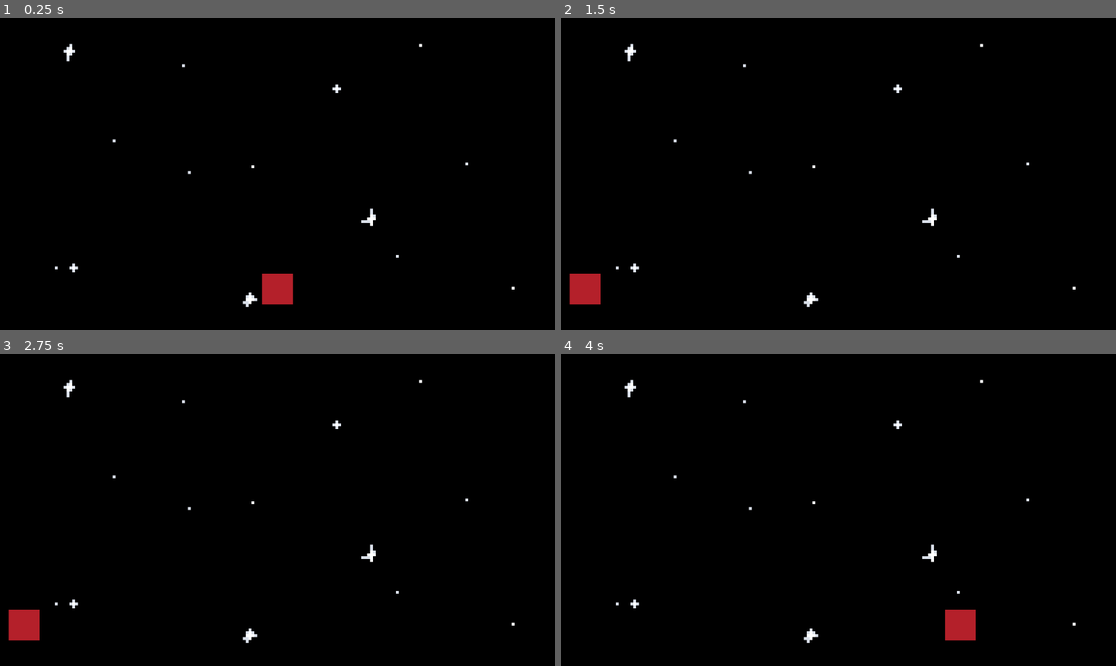
Above: before the commit, frames 1-4 (two rows, left to right).
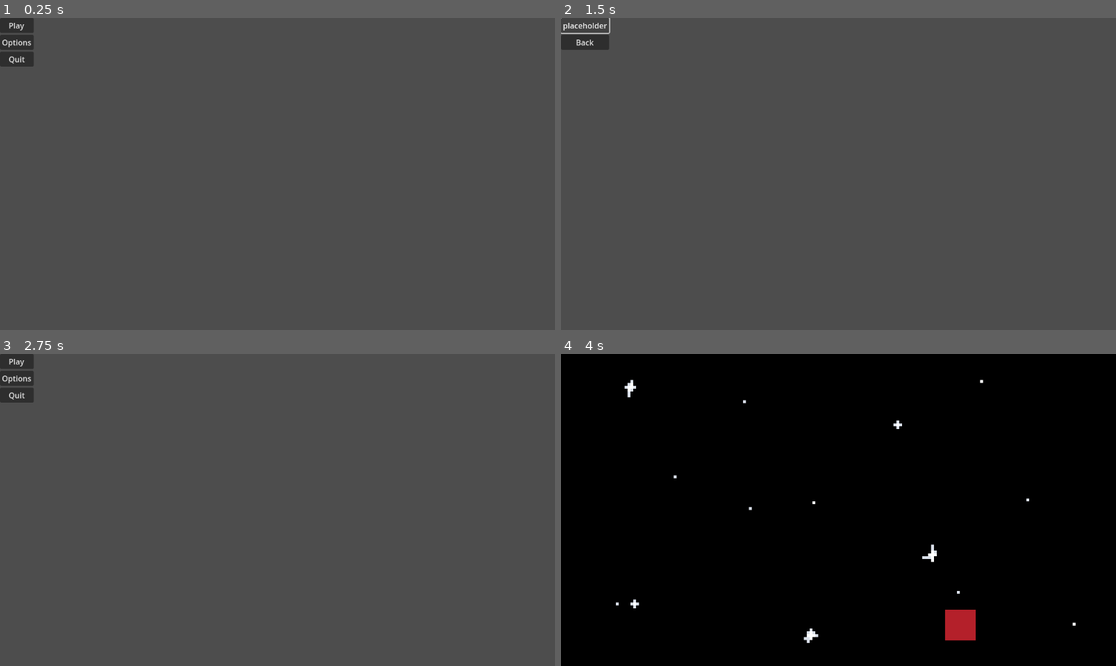
Above: after the commit, the same moments.

Repository: tristan-gajsek/space-game
Game: Godot game, scene res://Scenes/Menus/main_menu.tscn
The game is run twice, just before and just after one commit, with the same random seed, the same clock (stepped at 60 frames per second) and the same inputs. Before the commit the project starts from res://Scenes/Areas/space.tscn.
Inputs (mouse positions are in pixels of both pictures, inside the frame that each line leads up to):
- Up to frame 1 (0.25 s): no input
- Up to frame 2 (1.5 s): click (577, 42) at 0.5 s, where only the run after the commit has a clickable "Options"; click (583, 24) at 1.25 s, where only the run after the commit has a clickable "placeholder"
- Up to frame 3 (2.75 s): click (22, 378) at 2 s, where only the run after the commit has a clickable "Back"
- Up to frame 4 (4 s): click (577, 360) at 2.75 s, where only the run after the commit has a clickable "Play"; tap Enter at 3.5 s; move the mouse to (960, 494) at 3.52 s

The runs differ from the first frame. In frame 1, 100% of the frame differs, in the area x 0-100%, y 0-100%; in frame 2, 100%; in frame 3, 100%; in frame 4, nothing differs.

Commit message:
Created basic main and options menu

Diff:
--- /dev/null
+++ b/Scenes/Menus/main_menu.tscn
@@ -0,0 +1,37 @@
+[gd_scene load_steps=2 format=3 uid="uid://cktm2mot2xy4w"]
+
+[ext_resource type="Script" path="res://Scripts/Menus/main_menu.gd" id="1_ay0kq"]
+
+[node name="Main Menu" type="Control"]
+layout_mode = 3
+anchors_preset = 15
+anchor_right = 1.0
+anchor_bottom = 1.0
+grow_horizontal = 2
+grow_vertical = 2
+script = ExtResource("1_ay0kq")
+
+[node name="MarginContainer" type="MarginContainer" parent="."]
+layout_mode = 0
+offset_right = 40.0
+offset_bottom = 40.0
+
+[node name="VBoxContainer" type="VBoxContainer" parent="MarginContainer"]
+layout_mode = 2
+
+[node name="PlayBtn" type="Button" parent="MarginContainer/VBoxContainer"]
+layout_mode = 2
+text = "Play"
+
+[node name="OptionsBtn" type="Button" parent="MarginContainer/VBoxContainer"]
+layout_mode = 2
+text = "Options
+"
+
+[node name="QuitBtn" type="Button" parent="MarginContainer/VBoxContainer"]
+layout_mode = 2
+text = "Quit"
+
+[connection signal="pressed" from="MarginContainer/VBoxContainer/PlayBtn" to="." method="_on_play_btn_pressed"]
+[connection signal="pressed" from="MarginContainer/VBoxContainer/OptionsBtn" to="." method="_on_options_btn_pressed"]
+[connection signal="pressed" from="MarginContainer/VBoxContainer/QuitBtn" to="." method="_on_quit_btn_pressed"]
--- /dev/null
+++ b/Scenes/Menus/options_menu.tscn
@@ -0,0 +1,33 @@
+[gd_scene load_steps=2 format=3 uid="uid://c2nqhumsm8ed2"]
+
+[ext_resource type="Script" path="res://Scripts/Menus/options_menu.gd" id="1_yw4hl"]
+
+[node name="Options Menu" type="Control"]
+layout_mode = 3
+anchors_preset = 15
+anchor_right = 1.0
+anchor_bottom = 1.0
+grow_horizontal = 2
+grow_vertical = 2
+script = ExtResource("1_yw4hl")
+
+[node name="MarginContainer" type="MarginContainer" parent="."]
+layout_mode = 0
+offset_right = 40.0
+offset_bottom = 40.0
+
+[node name="VBoxContainer" type="VBoxContainer" parent="MarginContainer"]
+layout_mode = 2
+
+[node name="placeholder" type="Button" parent="MarginContainer/VBoxContainer"]
+layout_mode = 2
+text = "placeholder
+"
+
+[node name="Back" type="Button" parent="MarginContainer/VBoxContainer"]
+layout_mode = 2
+text = "Back"
+
+[connection signal="pressed" from="MarginContainer/VBoxContainer/placeholder" to="." method="_on_play_btn_pressed"]
+[connection signal="pressed" from="MarginContainer/VBoxContainer/Back" to="." method="_on_options_btn_pressed"]
+[connection signal="pressed" from="MarginContainer/VBoxContainer/Back" to="." method="_on_back_pressed"]
--- /dev/null
+++ b/Scripts/Menus/main_menu.gd
@@ -0,0 +1,13 @@
+extends Control
+
+
+func _on_play_btn_pressed():
+	get_tree().change_scene_to_file("res://Scenes/Areas/space.tscn")
+
+
+func _on_options_btn_pressed():
+	get_tree().change_scene_to_file("res://Scenes/Menus/options_menu.tscn")
+
+
+func _on_quit_btn_pressed():
+	get_tree().quit()
--- /dev/null
+++ b/Scripts/Menus/options_menu.gd
@@ -0,0 +1,5 @@
+extends Control
+
+
+func _on_back_pressed():
+	get_tree().change_scene_to_file("res://Scenes/Menus/main_menu.tscn")
--- a/project.godot
+++ b/project.godot
@@ -11,6 +11,6 @@
 [application]
 
 config/name="space-game"
-run/main_scene="res://Scenes/Areas/space.tscn"
+run/main_scene="res://Scenes/Menus/main_menu.tscn"
 config/features=PackedStringArray("4.2", "Forward Plus")
 config/icon="res://icon.svg"
